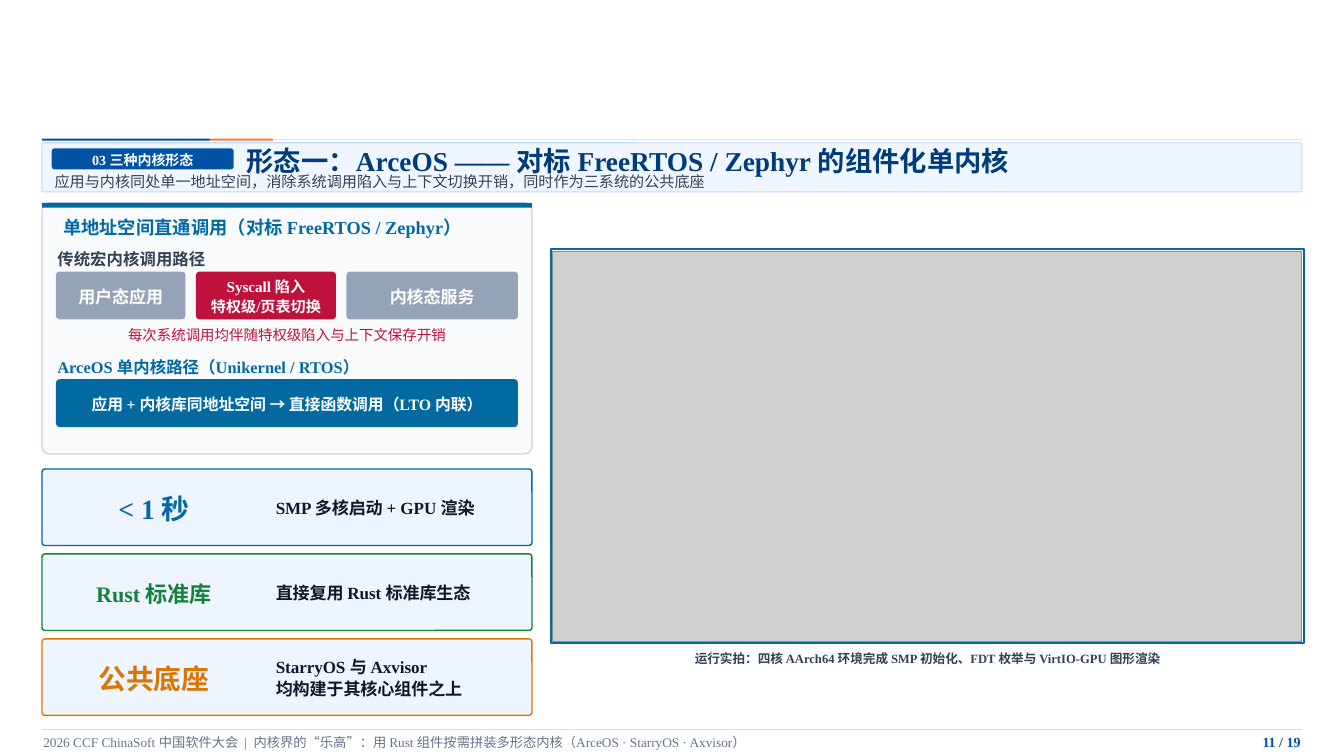
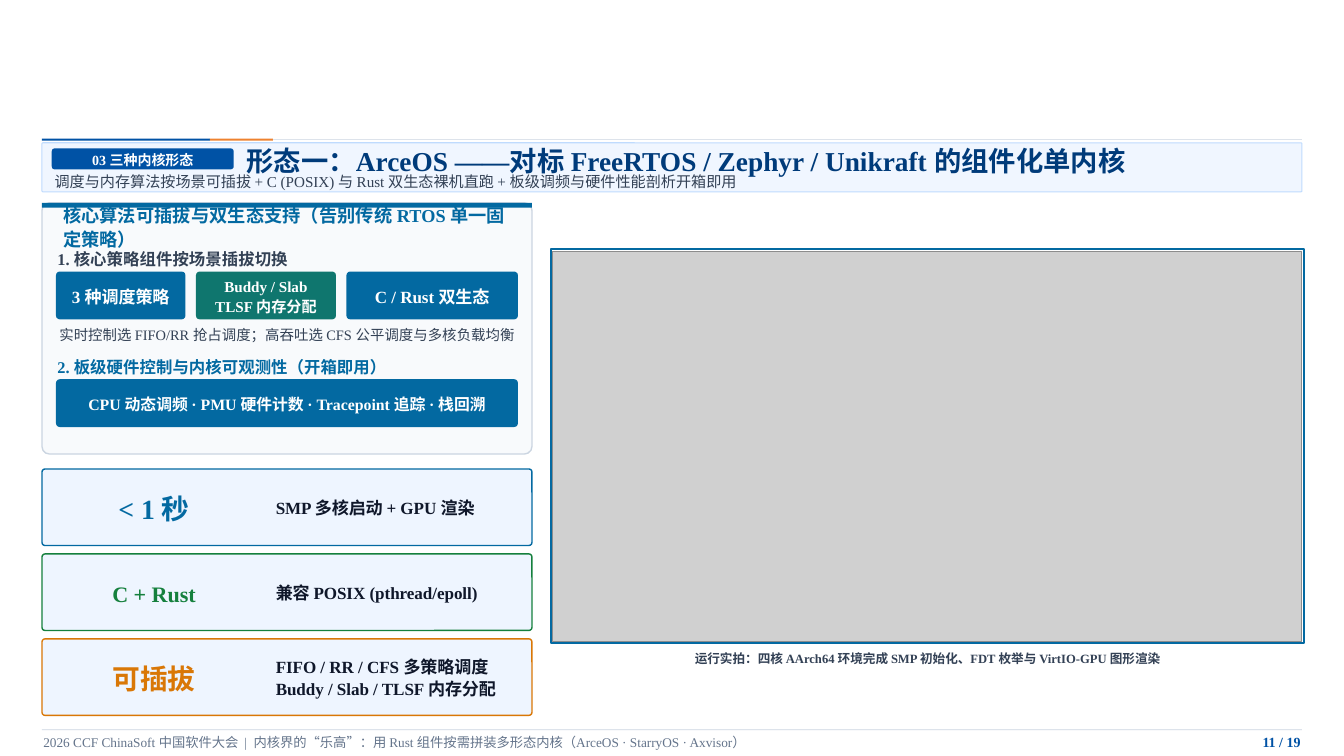
Before and after one commit to ZR233/tgoskits, a slide deck: slide 11 of TGOSKits_Presentation_v4.pptx. Drawn at 1344x756 pixels with LibreOffice and Linux fonts; fonts in the diff are those of the drawing; grey boxes stand for pictures; background and template pictures are left out. Boxes give left, top, right and bottom in pixels: in the first picture for what was removed or moved away, otherwise in the second. Text is boxed around its words. In the diff, an @@ line names an element or a change of style, - is before the commit and + after.

```diff
--- a/TGOSKits_Presentation_v4.pptx
+++ b/TGOSKits_Presentation_v4.pptx
@@ text at (246, 147, 1125, 178): text changed @@
-形态一：ArceOS —— 对标 FreeRTOS / Zephyr 的组件化单内核
+形态一：ArceOS ——对标 FreeRTOS / Zephyr / Unikraft 的组件化单内核
@@ text at (55, 172, 737, 190): text changed @@
-应用与内核同处单一地址空间，消除系统调用陷入与上下文切换开销，同时作为三系统的公共底座
+调度与内存算法按场景可插拔 + C (POSIX) 与 Rust 双生态裸机直跑 + 板级调频与硬件性能剖析开箱即用
@@ text at (63, 203, 505, 248): text changed @@
-单地址空间直通调用（对标 FreeRTOS / Zephyr）
+核心算法可插拔与双生态支持（告别传统 RTOS 单一固定策略）
@@ text at (57, 251, 288, 267): text changed @@
-传统宏内核调用路径
+1. 核心策略组件按场景插拔切换
@@ rounded rectangle "3 种调度策略" at (56, 271, 186, 319): fill #94A3B8 to #0369A1 @@
@@ text in rounded rectangle at (72, 288, 170, 305): text changed @@
-用户态应用
+3 种调度策略
@@ rounded rectangle "Buddy / Slab" at (196, 271, 336, 319): fill #BE123C to #0F766E @@
@@ text in rounded rectangle at (215, 281, 316, 314): text changed @@
-Syscall 陷入
-特权级/页表切换
+Buddy / Slab
+TLSF 内存分配
@@ rounded rectangle "C / Rust 双生态" at (347, 271, 518, 319): fill #94A3B8 to #0369A1 @@
@@ text in rounded rectangle at (375, 288, 490, 305): text changed @@
-内核态服务
+C / Rust 双生态
@@ text at (59, 328, 515, 342): text changed; text colour #BE123C to #334155 @@
-每次系统调用均伴随特权级陷入与上下文保存开销
+实时控制选 FIFO/RR 抢占调度；高吞吐选 CFS 公平调度与多核负载均衡
@@ text at (57, 359, 386, 375): text changed @@
-ArceOS 单内核路径（Unikernel / RTOS）
+2. 板级硬件控制与内核可观测性（开箱即用）
@@ text in rounded rectangle at (88, 394, 485, 415): text changed @@
-应用 + 内核库同地址空间 → 直接函数调用（LTO 内联）
+CPU 动态调频 · PMU 硬件计数 · Tracepoint 追踪 · 栈回溯
@@ text at (112, 587, 196, 603): text changed @@
-Rust 标准库
+C + Rust
@@ text at (276, 584, 478, 603): text changed @@
-直接复用 Rust 标准库生态
+兼容 POSIX (pthread/epoll)
@@ text at (276, 658, 496, 699): text changed @@
-StarryOS 与 Axvisor
-均构建于其核心组件之上
+FIFO / RR / CFS 多策略调度
+Buddy / Slab / TLSF 内存分配
@@ text at (112, 665, 195, 692): text changed @@
-公共底座
+可插拔
```
Also in this commit, not shown: 2 other slides changed, 1 slide added, 1 slide removed, 1 other file.
